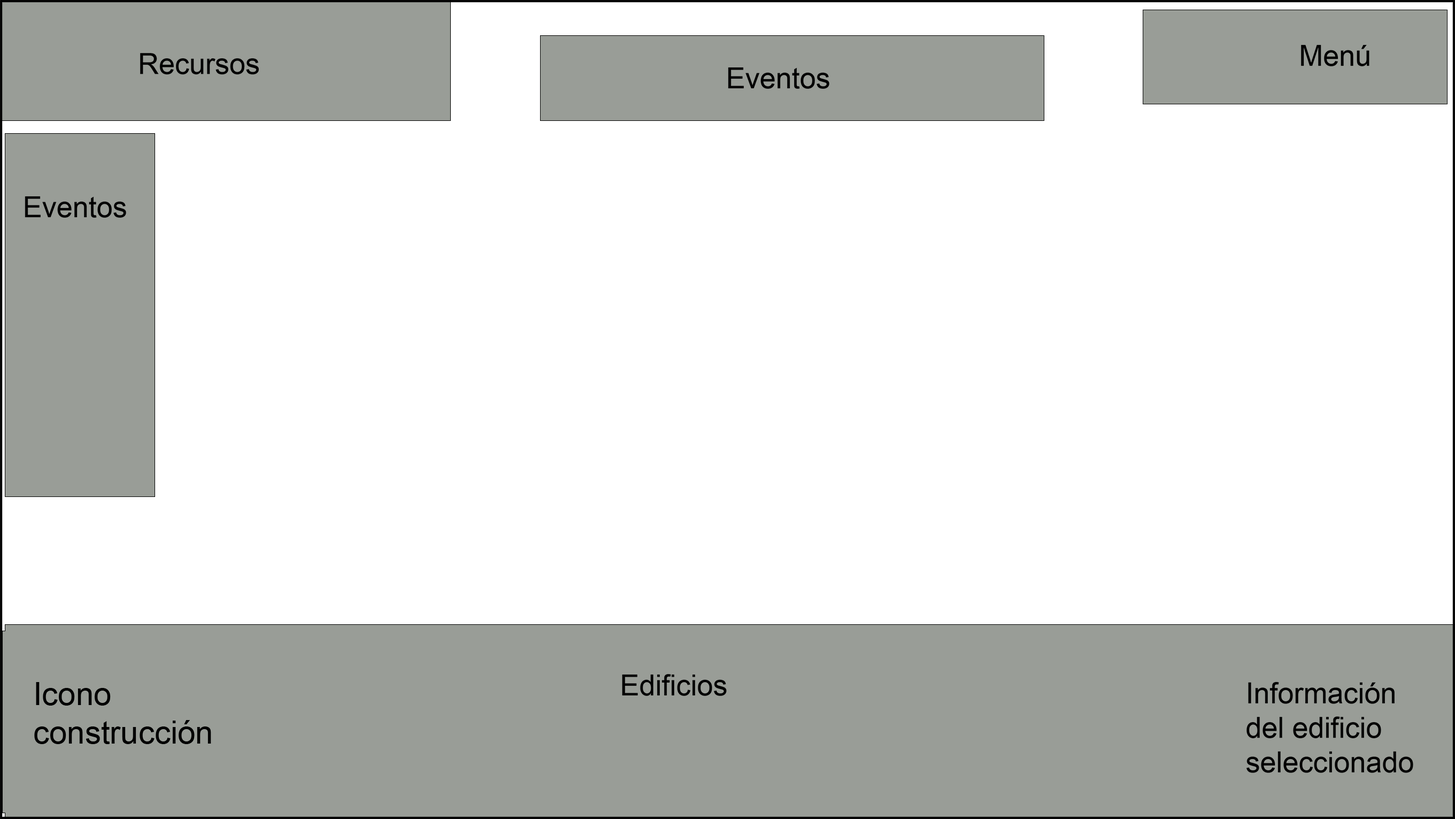
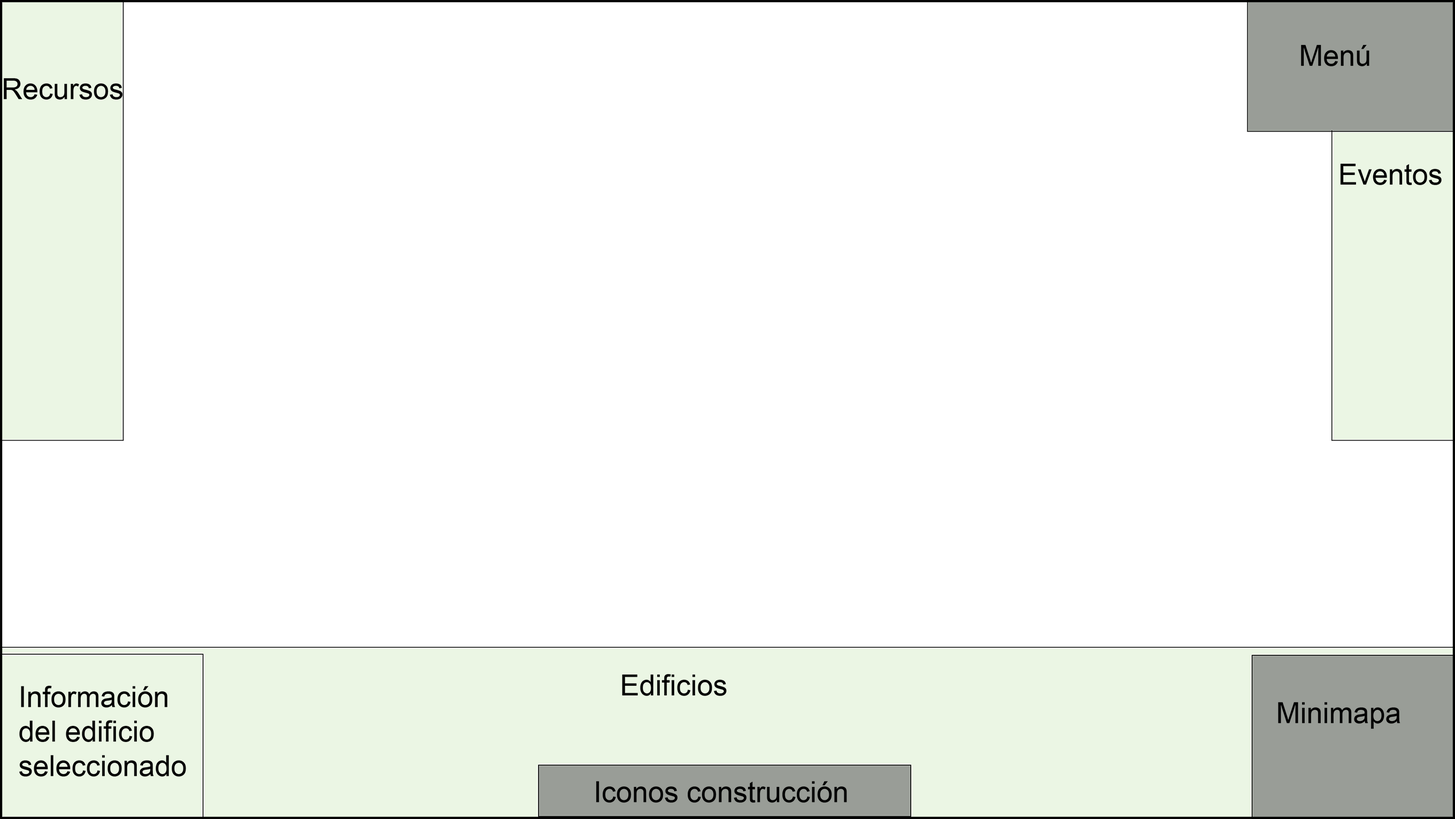
Layered file, before and after one edit (1455x819). Changes by layer:
hid group "Group 2" (2 layers) over (x1=0, y1=0, x2=1455, y2=819)
showed group "Group 1" (2 layers) over (x1=0, y1=0, x2=1455, y2=819)
